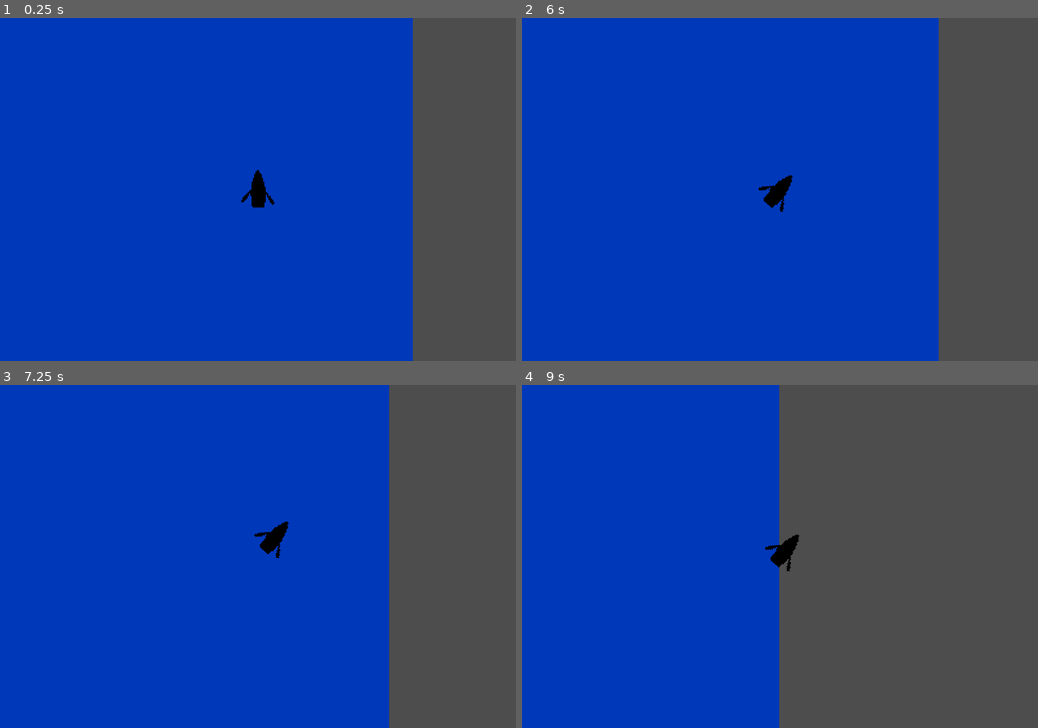
Above: before the commit, frames 1-4 (two rows, left to right).
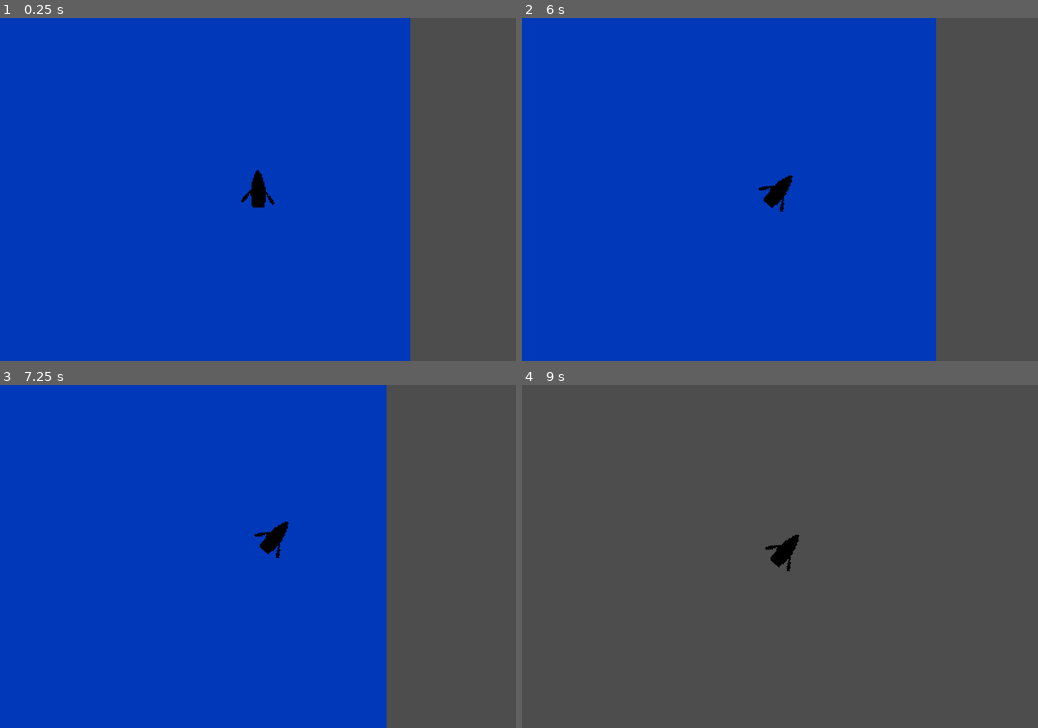
Above: after the commit, the same moments.

Repository: jhaakma/island-generator
Game: Godot game, scene res://Scenes/Main/Main.tscn
Same seed, same stepped clock (60 frames per second), same inputs: the game is played once before the commit and once after it.
Inputs (mouse positions are in pixels of both pictures, inside the frame that each line leads up to):
- Up to frame 1 (0.25 s): no input
- Up to frame 2 (6 s): tap Enter (ui_accept) every 1.5 s from 0.5 to 5 s; move the mouse to (893, 172) at 0.52 s; hold D (turn_right) 0.53-1.25 s; hold Enter (ui_accept) 0.53-1.25 s; click (893, 172) at 0.67 s; drag from (676, 206) to (754, 258) at 1.27 s; move the mouse to (831, 114) at 2.02 s; hold D (turn_right) 2.03-2.75 s; hold Enter (ui_accept) 2.03-2.75 s; tap Ctrl at 2.1 s; drag from (754, 258) to (625, 138) at 2.77 s; move the mouse to (934, 240) at 3.52 s; hold A (turn_left) 3.53-4.25 s; hold Enter (ui_accept) 3.53-4.25 s; tap Y at 3.6 s; drag from (625, 138) to (702, 103) at 4.27 s; move the mouse to (805, 189) at 5.02 s; hold S (move_backward) 5.03-5.75 s; hold Enter (ui_accept) 5.03-5.75 s; tap C at 5.1 s; click (805, 189) at 5.17 s; drag from (702, 103) to (676, 206) at 5.77 s
- Up to frame 3 (7.25 s): tap Enter (ui_accept) at 6.5 s; move the mouse to (371, 539) at 6.52 s; hold W (move_forward) from 6.53 s (still down); hold Enter (ui_accept) from 6.53 s (still down); tap Backspace at 6.6 s
- Up to frame 4 (9 s): release W (move_forward) at 7.25 s; release Enter (ui_accept) at 7.25 s; drag from (676, 573) to (754, 625) at 7.27 s; move the mouse to (831, 481) at 8.02 s; hold S (move_backward) 8.03-8.75 s; hold Enter (ui_accept) 8.03-8.75 s; tap R at 8.1 s; drag from (754, 625) to (625, 505) at 8.77 s

The runs differ from the first frame. In frame 1, 0.5% of the frame differs, in the area x 79-80%, y 0-100%; in frame 2, 0.5%; in frame 3, 0.6%; in frame 4, 50%, in the area x 0-50%, y 0-100%.

Commit message:
Implement chunk-based infinite world generation

Diff:
--- a/IslandGeneration/Render/gpu_island_renderer.gd
+++ b/IslandGeneration/Render/gpu_island_renderer.gd
@@ -4,36 +4,33 @@
 @export var island_sprite: Sprite2D
 @export var height_scale: float = 20.0
 @export var map_scale: float = 8.0
+@export var player_path: NodePath
+@export var chunk_size: Vector2i = Vector2i(256, 256)
+@export var render_radius: int = 1
 
 func _ready() -> void:
     if not island_sprite:
         island_sprite = Sprite2D.new()
         island_sprite.centered = false
         add_child(island_sprite)
+    _chunks = {}
+    set_process(true)
+
+var _generator: IslandGenerator
+var _biome_threshold_tex: Texture2D
+var _biome_color_tex: Texture2D
+var _biome_count: int = 0
+var _chunks: Dictionary
 
 func generate_island(world_map: WorldMap, generator: IslandGenerator) -> void:
-    if world_map == null or generator == null:
-        push_error("GPUIslandRenderer requires valid WorldMap and IslandGenerator")
+    if generator == null:
+        push_error("GPUIslandRenderer requires a valid IslandGenerator")
         return
 
-    var size: Vector2i = world_map.get_size()
-
-    var hm_tex := ImageTexture.create_from_image(world_map.get_height_map())
-    var temp_tex := ImageTexture.create_from_image(world_map.get_temperature_map())
-
-    #island_sprite.texture = temp_tex
-    island_sprite.scale = Vector2(map_scale, map_scale)
-    # prevent frustrum culling
-
-    var shader_material := island_sprite.material as ShaderMaterial
-    if shader_material == null:
-        shader_material = ShaderMaterial.new()
-        shader_material.shader = load("res://IslandGeneration/Render/Shaders/gpu_island.gdshader")
-        island_sprite.material = shader_material
-
-    shader_material.set_shader_parameter("height_map", hm_tex)
-    shader_material.set_shader_parameter("temperature_map", temp_tex)
-    shader_material.set_shader_parameter("height_scale", height_scale)
+    _generator = generator
+    if world_map:
+        chunk_size = world_map.get_size()
+        _create_chunk(Vector2i.ZERO, world_map)
 
     var colors := PackedColorArray()
     var thresholds := PackedColorArray()
@@ -43,18 +40,76 @@
         colors.append(biome.color)
         thresholds.append(Color(biome.min_height, 0.0, biome.min_temperature, biome.max_temperature))
 
-    var count := colors.size()
-    var threshold_img := Image.create(count, 1, false, Image.FORMAT_RGBAF)
-    var color_img := Image.create(count, 1, false, Image.FORMAT_RGBAF)
-    for i in count:
+    _biome_count = colors.size()
+    var threshold_img := Image.create(_biome_count, 1, false, Image.FORMAT_RGBAF)
+    var color_img := Image.create(_biome_count, 1, false, Image.FORMAT_RGBAF)
+    for i in _biome_count:
         threshold_img.set_pixel(i, 0, thresholds[i])
         color_img.set_pixel(i, 0, colors[i])
-    var threshold_tex := ImageTexture.create_from_image(threshold_img)
-    var color_tex := ImageTexture.create_from_image(color_img)
+    _biome_threshold_tex = ImageTexture.create_from_image(threshold_img)
+    _biome_color_tex = ImageTexture.create_from_image(color_img)
 
-    shader_material.set_shader_parameter("biome_thresholds", threshold_tex)
-    shader_material.set_shader_parameter("biome_colors", color_tex)
-    shader_material.set_shader_parameter("biome_count", count)
+    _update_chunks()
+
+func _process(_delta: float) -> void:
+    _update_chunks()
+
+func _get_player() -> Node2D:
+    if player_path == NodePath():
+        return null
+    return get_node_or_null(player_path) as Node2D
+
+func _update_chunks() -> void:
+    var player = _get_player()
+    if player == null or _generator == null:
+        return
+    var cs = chunk_size * map_scale
+    var player_chunk := Vector2i(floor(player.global_position.x / cs.x), floor(player.global_position.y / cs.y))
+    var needed := []
+    for y in range(-render_radius, render_radius + 1):
+        for x in range(-render_radius, render_radius + 1):
+            needed.append(player_chunk + Vector2i(x, y))
+    for coord in needed:
+        if not _chunks.has(coord):
+            _create_chunk(coord)
+    for k in _chunks.keys():
+        if not needed.has(k):
+            var spr = _chunks[k]
+            remove_child(spr)
+            spr.queue_free()
+            _chunks.erase(k)
+
+func _create_chunk(coord: Vector2i, world_map: WorldMap = null) -> void:
+    var wm := world_map if world_map else _generator.generate_map(chunk_size, coord * chunk_size)
+    var sprite: Sprite2D
+    if _chunks.is_empty() and island_sprite:
+        sprite = island_sprite
+        sprite.centered = false
+    else:
+        sprite = Sprite2D.new()
+        sprite.centered = false
+        add_child(sprite)
+    sprite.position = coord * chunk_size * map_scale
+    sprite.scale = Vector2(map_scale, map_scale)
+    _apply_map(sprite, wm)
+    _chunks[coord] = sprite
+
+func _apply_map(sprite: Sprite2D, world_map: WorldMap) -> void:
+    var hm_tex := ImageTexture.create_from_image(world_map.get_height_map())
+    var temp_tex := ImageTexture.create_from_image(world_map.get_temperature_map())
+    var shader_material := sprite.material as ShaderMaterial
+    if shader_material == null:
+        shader_material = ShaderMaterial.new()
+        shader_material.shader = load("res://IslandGeneration/Render/Shaders/gpu_island.gdshader")
+        sprite.material = shader_material
+    shader_material.set_shader_parameter("height_map", hm_tex)
+    shader_material.set_shader_parameter("temperature_map", temp_tex)
+    shader_material.set_shader_parameter("height_scale", height_scale)
+    shader_material.set_shader_parameter("biome_thresholds", _biome_threshold_tex)
+    shader_material.set_shader_parameter("biome_colors", _biome_color_tex)
+    shader_material.set_shader_parameter("biome_count", _biome_count)
 
 func get_texture() -> Texture2D:
-    return island_sprite.texture if island_sprite else null
+    if _chunks.size() > 0:
+        return _chunks.values()[0].texture
+    return null
--- a/IslandGeneration/island_generator.gd
+++ b/IslandGeneration/island_generator.gd
@@ -18,7 +18,7 @@
     _initialised = true
 
 
-func generate_map(island_size) -> WorldMap:
+func generate_map(island_size, offset: Vector2i = Vector2i.ZERO) -> WorldMap:
     if not _initialised:
         init()
 
@@ -26,7 +26,7 @@
         push_error("IslandGenerator requires a WorldMapGenerator")
         return null
 
-    var world_map := map_generator.generate_map(island_size)
+    var world_map := map_generator.generate_map(island_size, offset)
 
     # for y in island_size.y:
     #     for x in island_size.x:
--- a/IslandGeneration/world_map_generator.gd
+++ b/IslandGeneration/world_map_generator.gd
@@ -8,8 +8,9 @@
 @export var temperature_adjustment: float = 0.0
 @export var height_noise_passes: Array[NoisePass] = []
 @export var temperature_noise_passes: Array[NoisePass] = []
+@export var use_island_mask: bool = true
 
-func generate_map(size: Vector2i) -> WorldMap:
+func generate_map(size: Vector2i, offset: Vector2i = Vector2i.ZERO) -> WorldMap:
 
     var _seed = starting_seed
     if starting_seed == -1:
@@ -36,6 +37,8 @@
     for y in size.y:
         heights.append([])
         for x in size.x:
+            var world_pos_x = x + offset.x
+            var world_pos_y = y + offset.y
             var pos = Vector2i(x, y)
             var dx = abs(pos.x - center.x) / float(max_x) if max_x > 0 else 0
             var dy = abs(pos.y - center.y) / float(max_y) if max_y > 0 else 0
@@ -43,7 +46,7 @@
 
             var h = 0.0
             for noise_pass in height_noise_passes:
-                h += noise_pass.get_noise(x, y)
+                h += noise_pass.get_noise(world_pos_x, world_pos_y)
 
             heights[y].append({
                 "h": h,
@@ -52,25 +55,27 @@
             min_h = min(min_h, h)
             max_h = max(max_h, h)
 
-    # Second pass: remap and apply island mask for smooth transition to -1.0 at edges
+    # Second pass: remap and apply optional island mask
     for y in size.y:
         for x in size.x:
+            var world_pos_x = x + offset.x
+            var world_pos_y = y + offset.y
             var h = heights[y][x]["h"]
             var nd = heights[y][x]["nd"]
             if max_h != min_h:
                 h = remap(h, min_h, max_h, -1.0, 1.0)
             else:
                 h = 0.0
-            # Apply island mask: smoothly blend to -1.0 at edges using center_bias
-            var mask = pow(1.0 - clamp(nd, 0.0, 1.0), center_bias)
-            h = lerp(-1.0, h, mask)
+            if use_island_mask:
+                var mask = pow(1.0 - clamp(nd, 0.0, 1.0), center_bias)
+                h = lerp(-1.0, h, mask)
             h += height_adjustment * 0.1
             h *= height_multiplier
             h = clamp(h, -0.999, 0.999)
 
             var temp = 0.0
             for noise_pass in temperature_noise_passes:
-                temp += noise_pass.get_noise(x, y)
+                temp += noise_pass.get_noise(world_pos_x, world_pos_y)
             temp += temperature_adjustment * 0.1
             temp = clamp(0.5 + temp * 0.5 - h * 0.05, 0.0, 1.0)
 
--- a/Scenes/Main/Main.tscn
+++ b/Scenes/Main/Main.tscn
@@ -31,6 +31,9 @@
 position = Vector2(-1, -4)
 island_sprite = NodePath("Sprite2D")
 map_scale = 1.0
+player_path = NodePath("../Player")
+chunk_size = Vector2i(256, 256)
+render_radius = 1
 
 [node name="Sprite2D" type="Sprite2D" parent="GpuIslandRenderer"]
 material = SubResource("ShaderMaterial_4vhfm")
--- a/Scenes/Main/main.gd
+++ b/Scenes/Main/main.gd
@@ -5,28 +5,12 @@
 @export var island_generator: IslandGenerator
 
 func _ready():
-    # Generate the island map data
-    var world_map = island_generator.generate_map(island_size)
-
-    # Start the island generation process
-    island_renderer.generate_island(world_map, island_generator)
-
-    # Set the debug sprite texture if available
-    set_debug_sprite_texture(world_map)
+    island_renderer.generate_island(null, island_generator)
 
 
 
-func set_debug_sprite_texture(world_map: WorldMap) -> void:
-    var debug_sprite: Sprite2D = get_node("CanvasLayer/DebugSprite")
-    if debug_sprite:
-        var image: Image = world_map.get_height_map()
-
-        var h: Texture2D = ImageTexture.create_from_image(image)
-        debug_sprite.texture = h
 
 func _input(event):
     if event.is_action_pressed("ui_accept"):
         print("Regenerating island...")
-        var height_map = island_generator.generate_map(island_size)
-        island_renderer.generate_island(height_map, island_generator)
-        set_debug_sprite_texture(height_map)
+        island_renderer.generate_island(null, island_generator)
